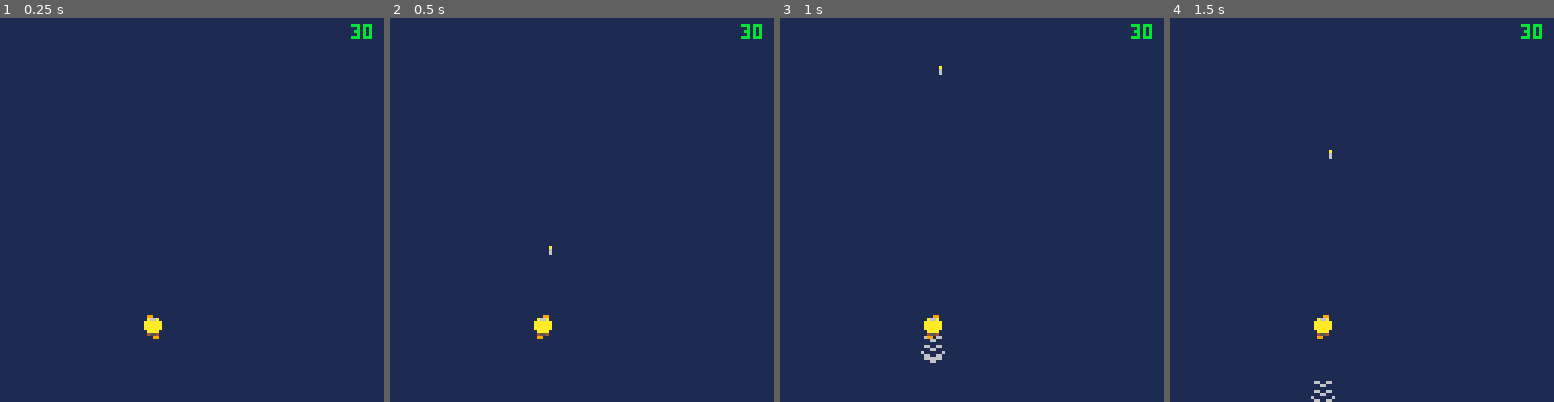
Above: before the commit, frames 1-4 (left to right).
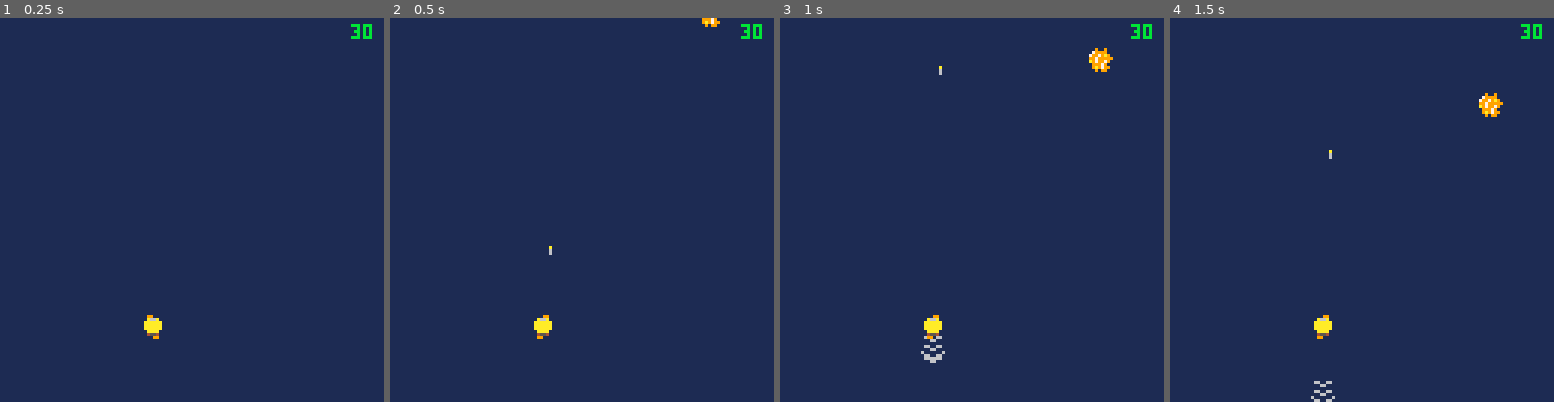
Above: after the commit, the same moments.

Repository: Mister-Oatbread/pico8_drg_game
Game: PICO-8 cartridge drg.p8
Same seed, same stepped clock (60 frames per second), same inputs: the game is played once before the commit and once after it.
Inputs:
- Up to frame 1 (0.25 s): no input
- Up to frame 2 (0.5 s): tap X (X key) at 0.33 s
- Up to frame 3 (1 s): tap O (Z key) at 0.7 s
- Up to frame 4 (1.5 s): tap X (X key) at 1.07 s

Frame 1 is identical in both runs. In frame 2, less than 0.1% of the frame differs, in the area x 81-86%, y 0-3%; in frame 3, 0.3%, in the area x 80-87%, y 7-15%; in frame 4, 0.3%.

Commit message:
added resources back into the game, not mineable yet

Diff:
--- a/build.lua
+++ b/build.lua
@@ -994,19 +994,30 @@
 projectiles=new_projectiles()
 drilled_ground=new_drilled_ground()
 performance_monitor=new_performance_monitor()
+resources=new_resources()
 end
 function _update()
+difficulty=2
+resource_spawn_rate=.01
 game_status="playing"
+resource_spawn_ratios = {
+1,
+1,
+1,
+}
+resource_spawn_probs = get_cum_probs(resource_spawn_ratios)
 performance_monitor.reset_cpu_load()
 player.update()
 drilled_ground.update()
 projectiles.update()
+resources.update()
 performance_monitor.register_load()
 end
 function _draw()
 cls(1)
 camera(101,101)
 drilled_ground.draw()
+resources.draw()
 player.draw()
 projectiles.draw()
 performance_monitor.register_load()
@@ -1237,7 +1248,6 @@
 local moving_frame=0
 local use_alt_sprite=false
 local x_flip=false
-local current_sprite=49
 local ammo=25
 local fuel=150
 local max_ammo=25
@@ -1245,7 +1255,6 @@
 local shots_fired=false
 local shot_delay_counter=0
 local max_shot_delay=3
-local points=0
 local health=3
 local max_health=3
 local is_hit=false
@@ -1477,6 +1486,10 @@
 end
 local function x_f() return x end
 local function y_f() return y end
+local function drilling_f() return is.drilling end
+local function shooting_f() return is.shooting end
+local function rns_f() return is.rns end
+local function hit_f() return is_hit end
 return {
 x=x_f,
 y=y_f,
@@ -1487,6 +1500,10 @@
 get_hitbox=get_hitbox,
 get_drills_hitbox=get_drills_hitbox,
 get_damaging_drills_hitbox=get_damaging_drills_hitbox,
+is_drilling=drilling_f,
+is_shooting=shooting_f,
+is_rns=rns_f,
+is_hit=hit_f,
 }
 end
 function new_projectiles()
@@ -1757,31 +1774,24 @@
 end
 end
 function new_resources()
-local list={}
-local red_sugar_sprites={64,80,96,112}
-local nitra_sprites={65,81,97,113}
-local gold_sprites={66,82,98,114}
-local red_sugar_hitbox={x={3,6},y={3,6}}
-local nitra_hitbox={x={1,8},y={1,8}}
-local gold_hitbox={x={1,8},y={1,8}}
-local mining_sound=38
+local list=new_entity_container()
 local function create(x,y)
 local sprite,sprites,hitbox,res_type
 local decision=rnd(1)
 if decision<resource_spawn_probs[1] then
-sprites=red_sugar_sprites
-hitbox=red_sugar_hitbox
+sprites={64,80,96,112}
+hitbox={x={3,6},y={3,6}}
 res_type="red_sugar"
 elseif decision<resource_spawn_probs[2] then
-sprites=nitra_sprites
-hitbox=nitra_hitbox
+sprites={65,81,97,113}
+hitbox={x={1,8},y={1,8}}
 res_type="nitra"
 else
-sprites=gold_sprites
-hitbox=gold_hitbox
+sprites={66,82,98,114}
+hitbox={x={1,8},y={1,8}}
 res_type="gold"
 end
-sprite=sprites[flr(rnd(#sprite_list))+1]
+sprite=sprites[flr(rnd(#sprites))+1]
 return {
 sprite=sprite,
 x=x,
@@ -1793,20 +1803,20 @@
 }
 end
 local function update()
-for i=#list,1,-1 do
-list[i].y+=1
-if list[i].y_coord>=230 then
-deli(list,i)
+for i=list.size(),1,-1 do
+list.get(i).y+=1
+if list.get(i).y>=230 then
+list.deletei(i)
 end
 end
 if (rnd(1)<resource_spawn_rate) then
-add(list,create(flr(rnd(120))+101,81))
+list.add(create(flr(rnd(120))+101,81))
 end
 end
 local function mine(hitbox_drills)
 local resource
-for i=#resources,1,-1 do
-resource = resources[i]
+for i=resources.size(),1,-1 do
+resource=list.get(i)
 if are_colliding(get_hitbox(resource),hitbox_drills) then
 local res_type=resource.res_type
 if res_type=="red_sugar" then
@@ -1816,9 +1826,9 @@
 elseif res_type=="gold" then
 points+=100
 end
-deli(resources,i)
+list.deletei(i)
 sfx(-1,3)
-sfx(mining_sound,3)
+sfx(38,3)
 end
 end
 end
@@ -1830,13 +1840,14 @@
 return {x={x1,x2},y={y1,y2}};
 end
 local function draw()
-local sprite,x,y,x_flip,y_flip
-for i=1,#list do
-sprite=list[i].sprite
-x=list[i].x
-y=list[i].y
-x_flip=list[i].x_flip
-y_flip=list[i].y_flip
+local sprite,x,y,x_flip,y_flip,resource
+for i=1,list.size() do
+resource=list.get(i)
+sprite=resource.sprite
+x=resource.x
+y=resource.y
+x_flip=resource.x_flip
+y_flip=resource.y_flip
 spr(sprite,x,y,1,1,x_flip,y_flip)
 end
 end
@@ -1851,3 +1862,18 @@
 local y_good = a.y[1] > b.y[2] or a.y[2] < b.y[1];
 return not(x_good or y_good);
 end
+function get_cum_probs(ratios)
+local sum = 0;
+local probs = {};
+for ratio in all(ratios) do
+add(probs, ratio);
+sum+=ratio;
+end
+for i=1,#probs do
+probs[i] = probs[i]/sum;
+end
+for i=2,#probs do
+probs[i] += probs[i-1];
+end
+return probs;
+end
--- a/src/main.lua
+++ b/src/main.lua
@@ -5,14 +5,26 @@
     projectiles=new_projectiles()
     drilled_ground=new_drilled_ground()
     performance_monitor=new_performance_monitor()
+    resources=new_resources()
 end
 
 function _update()
+    -- hacky stuff
+    difficulty=2
+    resource_spawn_rate=.01
     game_status="playing"
+    resource_spawn_ratios = {
+        1, -- red_sugar
+        1, -- nitra
+        1, -- gold
+    }
+    resource_spawn_probs = get_cum_probs(resource_spawn_ratios)
+
     performance_monitor.reset_cpu_load()
     player.update()
     drilled_ground.update()
     projectiles.update()
+    resources.update()
     performance_monitor.register_load()
 end
 
@@ -20,6 +32,7 @@
     cls(1)
     camera(101,101)
     drilled_ground.draw()
+    resources.draw()
     player.draw()
     projectiles.draw()
     performance_monitor.register_load()
--- a/src/player.lua
+++ b/src/player.lua
@@ -15,7 +15,6 @@
     local moving_frame=0
     local use_alt_sprite=false
     local x_flip=false
-    local current_sprite=49
     local ammo=25
     local fuel=150
     local max_ammo=25
@@ -23,7 +22,6 @@
     local shots_fired=false
     local shot_delay_counter=0
     local max_shot_delay=3
-    local points=0
     local health=3
     local max_health=3
     local is_hit=false
@@ -306,6 +304,10 @@
 
     local function x_f() return x end
     local function y_f() return y end
+    local function drilling_f() return is.drilling end
+    local function shooting_f() return is.shooting end
+    local function rns_f() return is.rns end
+    local function hit_f() return is_hit end
 
     return {
         x=x_f,
@@ -317,5 +319,9 @@
         get_hitbox=get_hitbox,
         get_drills_hitbox=get_drills_hitbox,
         get_damaging_drills_hitbox=get_damaging_drills_hitbox,
+        is_drilling=drilling_f,
+        is_shooting=shooting_f,
+        is_rns=rns_f,
+        is_hit=hit_f,
     }
 end
--- a/src/resources.lua
+++ b/src/resources.lua
@@ -1,32 +1,28 @@
 
 
 function new_resources()
-    local list={}
-    local red_sugar_sprites={64,80,96,112}
-    local nitra_sprites={65,81,97,113}
-    local gold_sprites={66,82,98,114}
-    local red_sugar_hitbox={x={3,6},y={3,6}}
-    local nitra_hitbox={x={1,8},y={1,8}}
-    local gold_hitbox={x={1,8},y={1,8}}
-    local mining_sound=38
+    local list=new_entity_container()
 
     local function create(x,y)
         local sprite,sprites,hitbox,res_type
         local decision=rnd(1)
         if decision<resource_spawn_probs[1] then
-            sprites=red_sugar_sprites
-            hitbox=red_sugar_hitbox
+            -- red sugar
+            sprites={64,80,96,112}
+            hitbox={x={3,6},y={3,6}}
             res_type="red_sugar"
         elseif decision<resource_spawn_probs[2] then
-            sprites=nitra_sprites
-            hitbox=nitra_hitbox
+            -- nitra
+            sprites={65,81,97,113}
+            hitbox={x={1,8},y={1,8}}
             res_type="nitra"
         else
-            sprites=gold_sprites
-            hitbox=gold_hitbox
+            -- gold
+            sprites={66,82,98,114}
+            hitbox={x={1,8},y={1,8}}
             res_type="gold"
         end
-        sprite=sprites[flr(rnd(#sprite_list))+1]
+        sprite=sprites[flr(rnd(#sprites))+1]
         return {
             sprite=sprite,
             x=x,
@@ -39,14 +35,14 @@
     end
 
     local function update()
-        for i=#list,1,-1 do
-            list[i].y+=1
-            if list[i].y_coord>=230 then
-                deli(list,i)
+        for i=list.size(),1,-1 do
+            list.get(i).y+=1
+            if list.get(i).y>=230 then
+                list.deletei(i)
             end
         end
         if (rnd(1)<resource_spawn_rate) then
-            add(list,create(flr(rnd(120))+101,81))
+            list.add(create(flr(rnd(120))+101,81))
         end
     end
 
@@ -54,8 +50,8 @@
     -- if so, delete
     local function mine(hitbox_drills)
         local resource
-        for i=#resources,1,-1 do
-            resource = resources[i]
+        for i=resources.size(),1,-1 do
+            resource=list.get(i)
             if are_colliding(get_hitbox(resource),hitbox_drills) then
                 local res_type=resource.res_type
                 if res_type=="red_sugar" then
@@ -65,9 +61,9 @@
                 elseif res_type=="gold" then
                     points+=100
                 end
-                deli(resources,i)
+                list.deletei(i)
                 sfx(-1,3)
-                sfx(mining_sound,3)
+                sfx(38,3)
             end
         end
     end
@@ -81,13 +77,14 @@
     end
 
     local function draw()
-        local sprite,x,y,x_flip,y_flip
-        for i=1,#list do
-            sprite=list[i].sprite
-            x=list[i].x
-            y=list[i].y
-            x_flip=list[i].x_flip
-            y_flip=list[i].y_flip
+        local sprite,x,y,x_flip,y_flip,resource
+        for i=1,list.size() do
+            resource=list.get(i)
+            sprite=resource.sprite
+            x=resource.x
+            y=resource.y
+            x_flip=resource.x_flip
+            y_flip=resource.y_flip
             spr(sprite,x,y,1,1,x_flip,y_flip)
         end
     end
--- a/src/utils.lua
+++ b/src/utils.lua
@@ -8,3 +8,25 @@
     local y_good = a.y[1] > b.y[2] or a.y[2] < b.y[1];
     return not(x_good or y_good);
 end
+
+function get_cum_probs(ratios)
+    local sum = 0;
+    local probs = {};
+    for ratio in all(ratios) do
+        add(probs, ratio);
+        sum+=ratio;
+    end
+
+    -- calculate separate probabilities
+    for i=1,#probs do
+        probs[i] = probs[i]/sum;
+    end
+
+    -- calculate cumulative probability by summing over all probabilities that
+    -- came before
+    for i=2,#probs do
+        probs[i] += probs[i-1];
+    end
+
+    return probs;
+end
